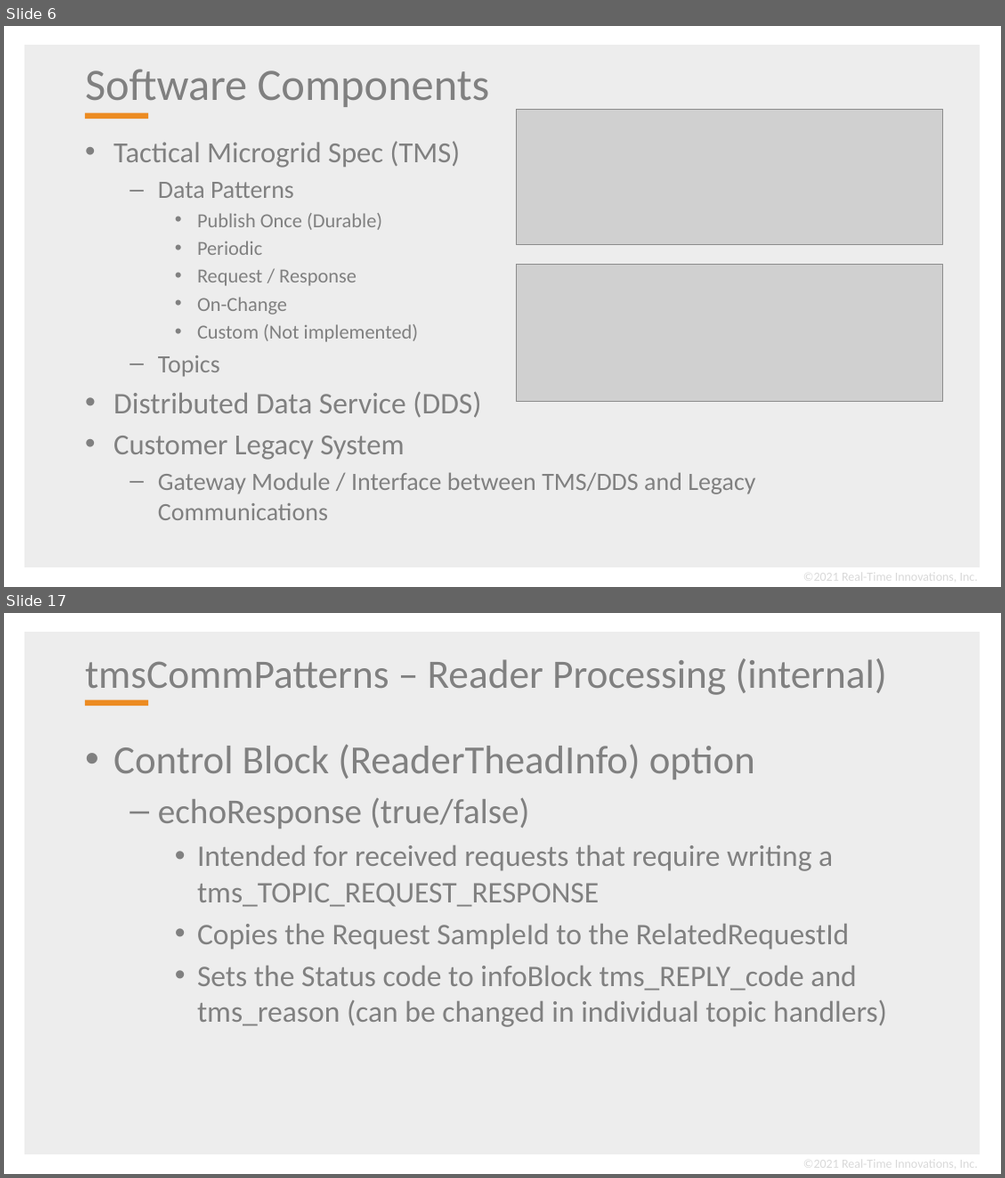
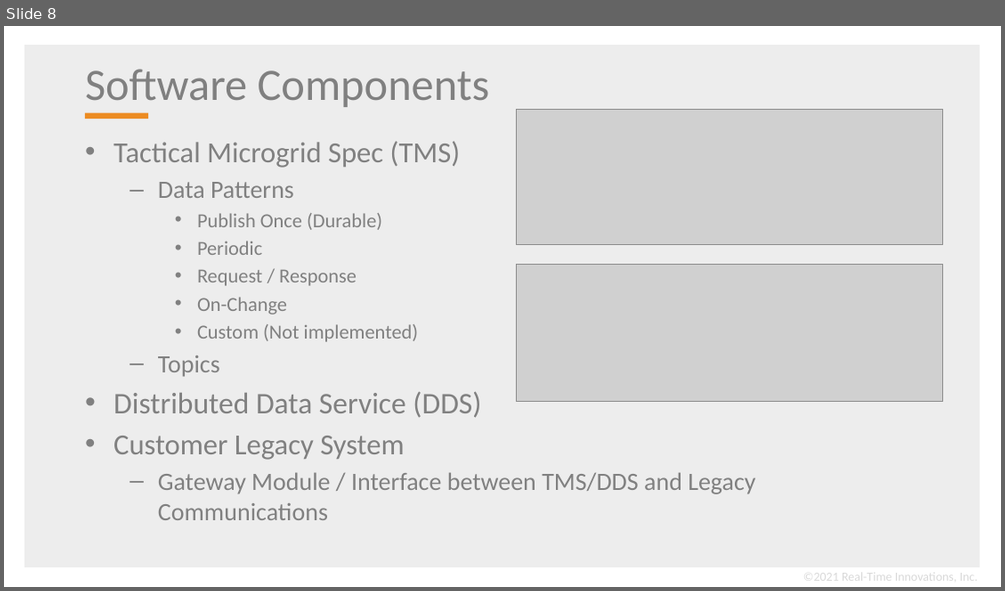
Before and after one commit to psmass/tms, a slide deck: tmsExample.pptx. Shown one above the other, each under a label of ours: slides 6 and 17 before the commit, slide 8 after it; the slides between them are not shown. The pictures are 1005x1178 and 1005x591 pixels, drawn with LibreOffice and Linux fonts; fonts in the diff are those of the drawing; grey boxes stand for pictures; background and template pictures are left out. Boxes give left, top, right and bottom in pixels: in the first picture for what was removed or moved away, otherwise in the second. Text is boxed around its words. In the diff, an @@ line names an element or a change of style, - is before the commit and + after.

```diff
--- a/tmsExample.pptx
+++ b/tmsExample.pptx
@@ slide 17 removed at [4,613,1001,1174], background #FFFFFF; not listed: 2 template elements that a slide beside it also shows @@
@@ title removed at [85,658,887,695] @@
-tmsCommPatterns – Reader Processing (internal)
@@ text removed at [113,744,887,1027] @@
-• Control Block (ReaderTheadInfo) option
-  – echoResponse (true/false)
-    • Intended for received requests that require writing a tms_TOPIC_REQUEST_RESPONSE
-    • Copies the Request SampleId to the RelatedRequestId
-    • Sets the Status code to infoBlock tms_REPLY_code and tms_reason (can be changed in individual topic handlers)
@@ text removed at [803,1157,978,1172] @@
-©2021 Real-Time Innovations, Inc.
@@ what was slide 6 is now slide 8 @@
```
Also in this commit, not shown: 6 slides changed, 2 slides added, 20 other slides removed.
